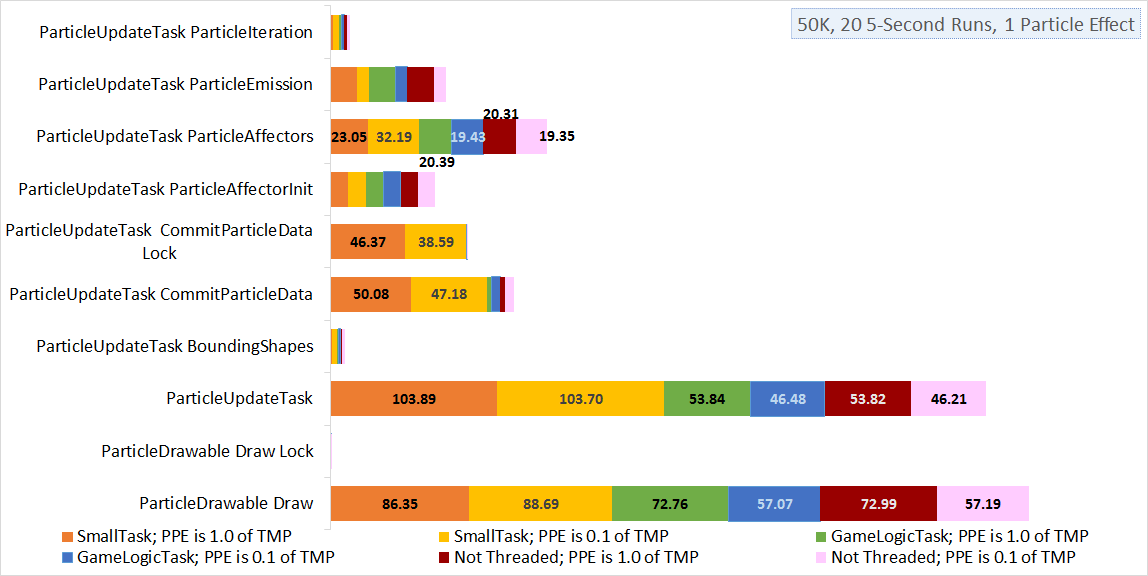
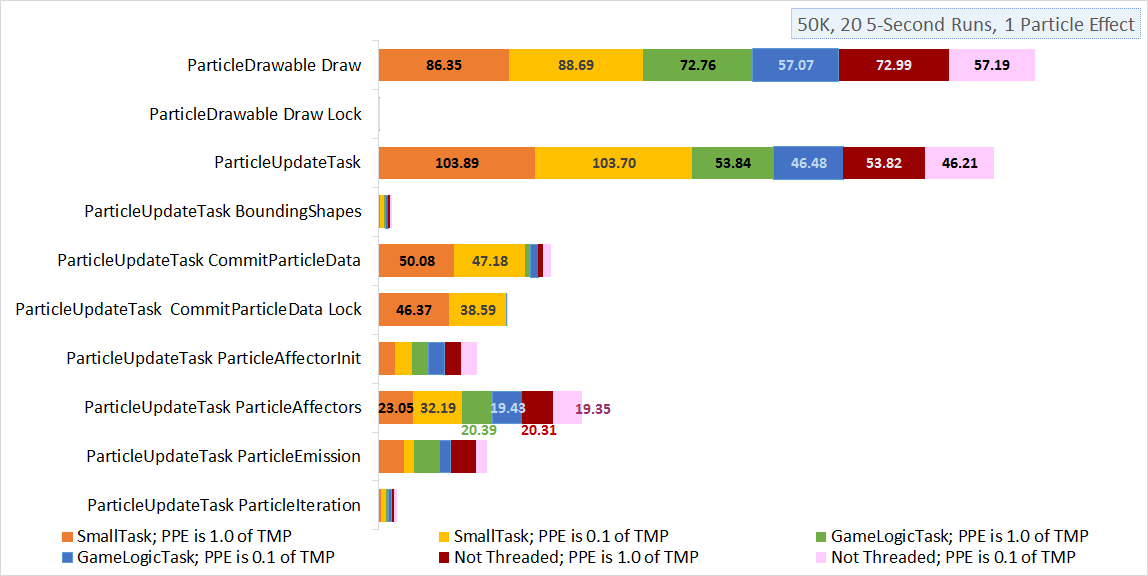
Before/after of a 1148 × 576 layered artwork. What changed in the layer stack:
added layer "Layer 5" above "Layer 4" over [6, 5, 1035, 530]
